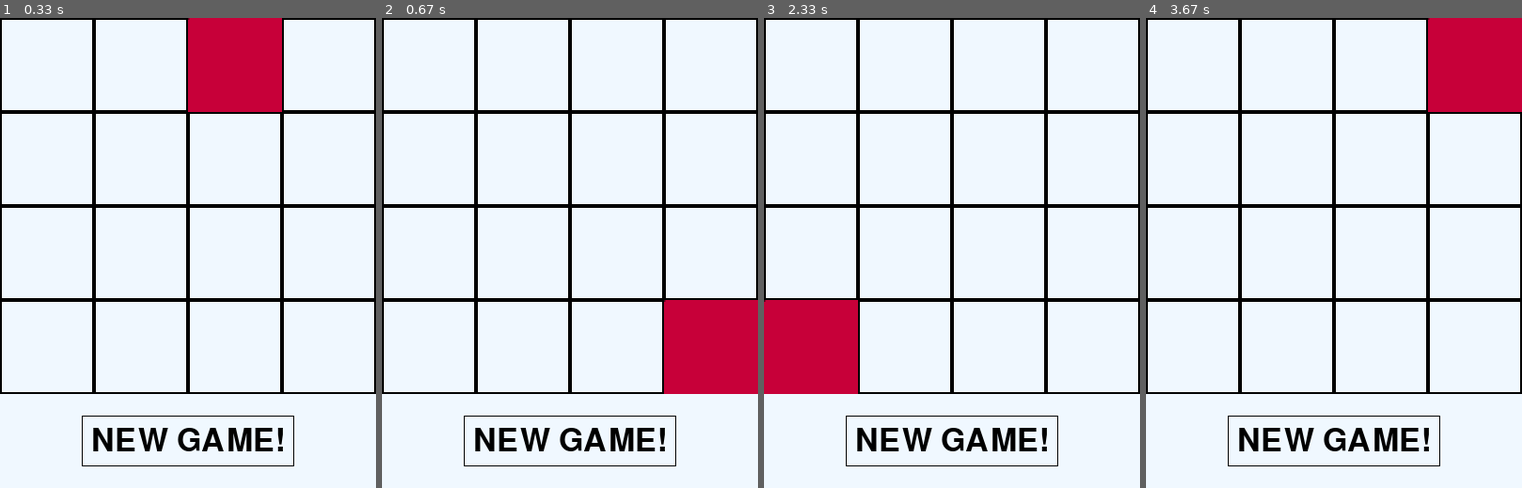
Above: before the commit, frames 1-4 (left to right).
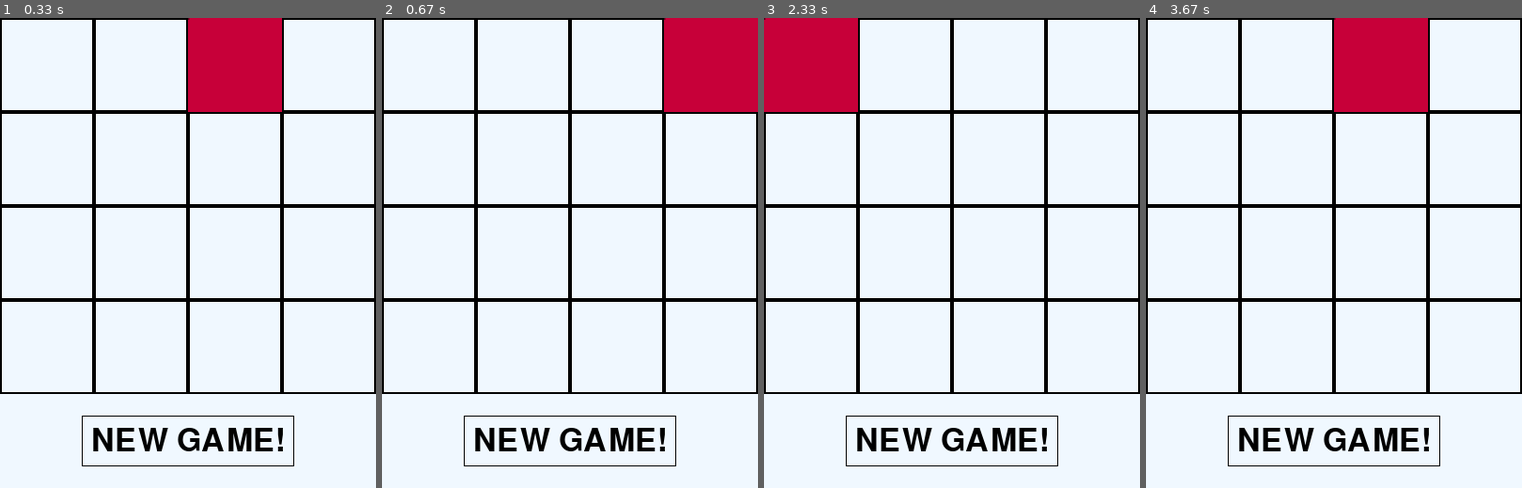
Above: after the commit, the same moments.

Repository: Good-piraT/pygame
Game: pygame game, started from main.py
Same seed, same stepped clock (60 frames per second), same inputs: the game is played once before the commit and once after it.
Inputs:
- Up to frame 1 (0.33 s): no input
- Up to frame 2 (0.67 s): click "NEW GAME!" at 0.38 s
- Up to frame 3 (2.33 s): hold Right 0.67-1.13 s; hold Up 1.17-1.63 s; hold Left from 2.17 s (still down)
- Up to frame 4 (3.67 s): release Left at 2.7 s; click "NEW GAME!" at 3.55 s

Frame 1 is identical in both runs. In frame 2, 10% of the frame differs, in the area x 75-100%, y 0-80%; in frame 3, 10%; in frame 4, 10%.

Commit message:
Chance for 1 is now total available

Diff:
--- a/main.py
+++ b/main.py
@@ -154,8 +154,14 @@
            total=False):  #добавляет еще одну единицу на доску в путом месте
     br = False
     for row in range(4):
-      x = randint(0, 1)
-      if 0 in self.board[row] and x == 1:
+      if total:
+        ready = []
+        for i in range(4):
+          if 0 in self.board[i]:
+            ready.append(i)
+        print(ready)
+        y = randint(0, len(ready) - 1)
+        row = ready[y]
         for elem in range(4):
           num_zeros, index = zero_count(
               self.board[row])  #количество нулей, тх индексы
@@ -165,6 +171,18 @@
           break
         if br == True:
           break
+      else:
+        x = randint(0, 1)
+        if 0 in self.board[row] and x == 1:
+          for elem in range(4):
+            num_zeros, index = zero_count(
+                self.board[row])  #количество нулей, тх индексы
+            q = randint(0, num_zeros - 1)
+            self.board[row][index[q]] = 1
+            br = True
+            break
+          if br == True:
+            break
 
 
 pygame.init()
